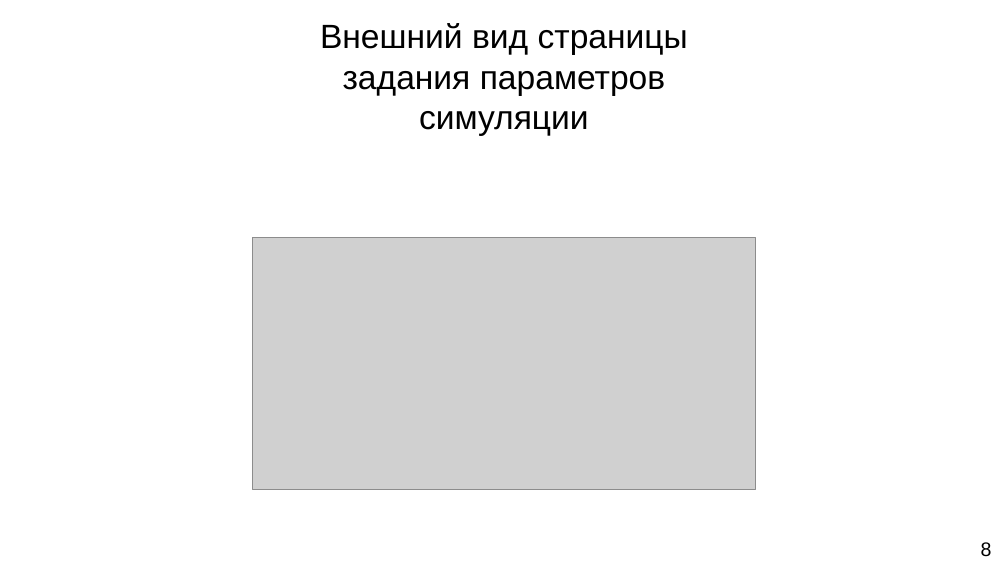
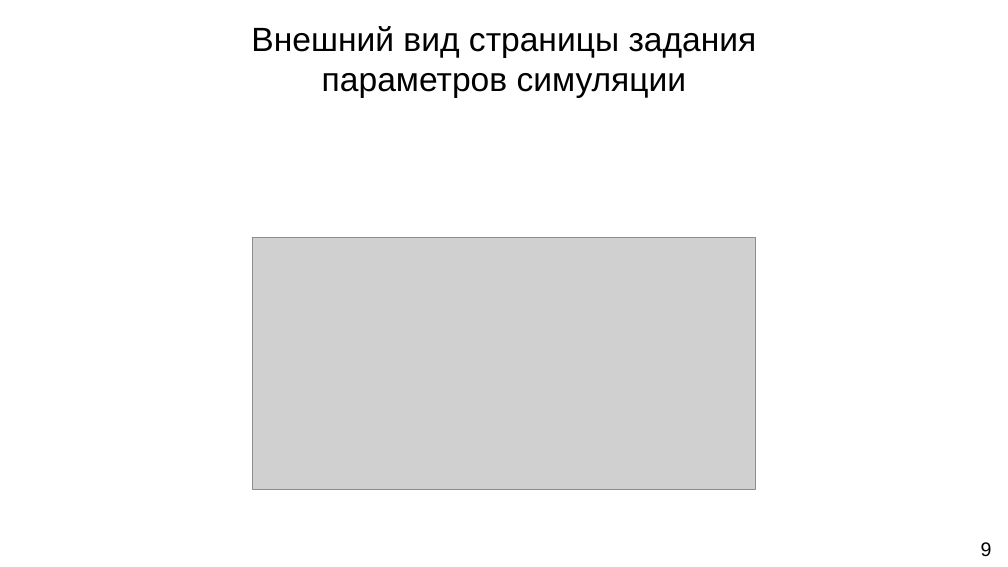
Before and after one commit to DirectoriX/TPRG-TradingTerminal, a slide deck: slide 11 of Отчёты/Торговый терминал.pptx (slide 9 before the commit). Drawn at 1008x567 pixels with LibreOffice and Linux fonts; fonts in the diff are those of the drawing; grey boxes stand for pictures; background and template pictures are left out. Boxes give left, top, right and bottom in pixels: in the first picture for what was removed or moved away, otherwise in the second. Text is boxed around its words. In the diff, an @@ line names an element or a change of style, - is before the commit and + after.

```diff
--- a/Отчёты/Торговый терминал.pptx
+++ b/Отчёты/Торговый терминал.pptx
@@ text "Внешний вид страницы задания параметров ..." rewrapped from (320,23,688,136) to (251,26,757,98) @@
@@ text at (981,542,992,557): text changed @@
-8
+9
```
Also in this commit, not shown: 11 other slides changed, 2 slides added, 1 other file.
